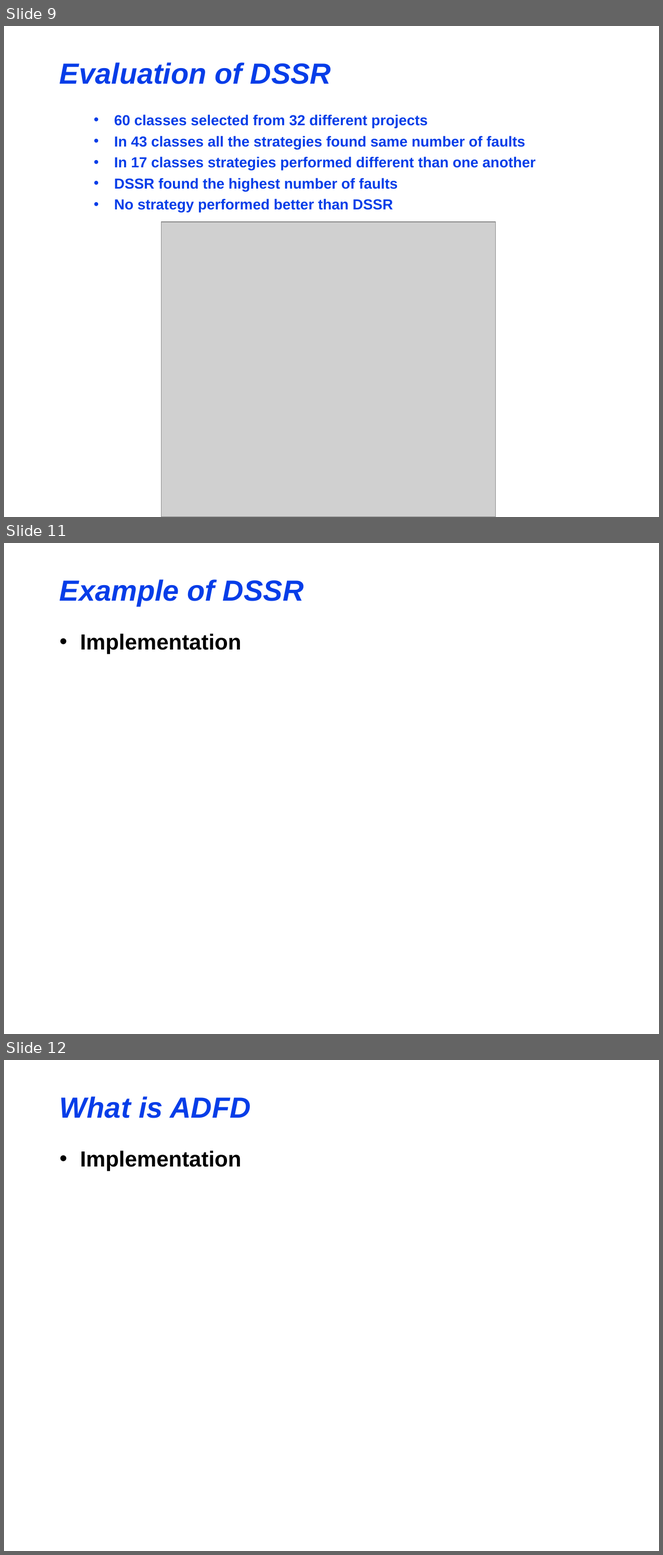
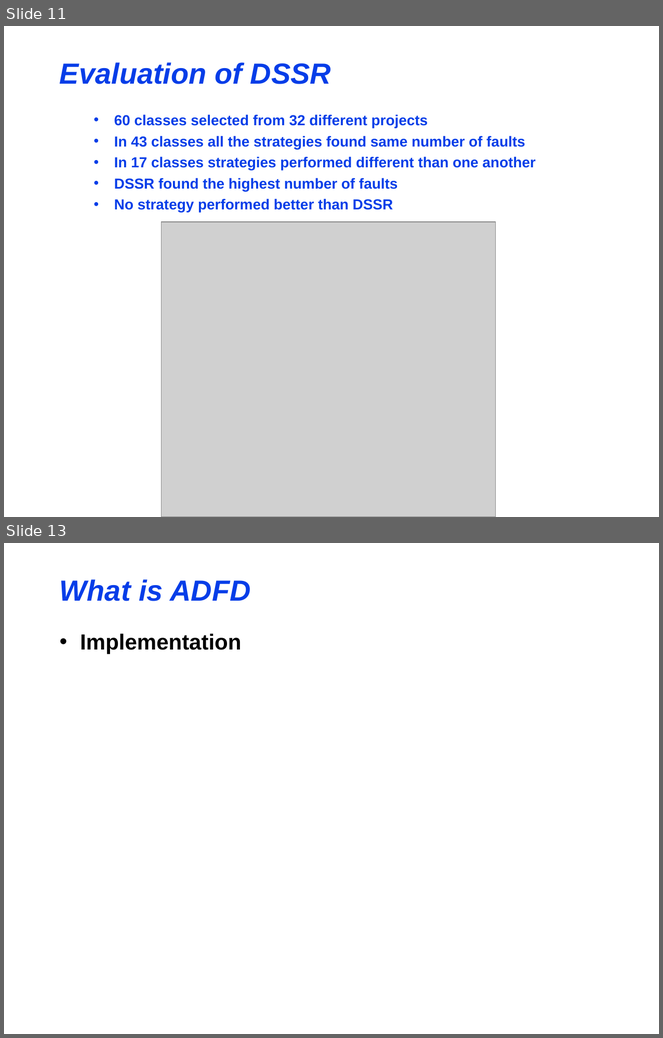
Before and after one commit to maochy/yeti-test, a slide deck: ThesisSeminar/ThesisSeminar.ppt. Shown one above the other, each under a label of ours: slides 9, 11 and 12 before the commit, slides 11 and 13 after it; the slides between them are not shown. The pictures are 663x1555 and 663x1038 pixels, drawn with LibreOffice and Linux fonts; fonts in the diff are those of the drawing; grey boxes stand for pictures. Boxes give left, top, right and bottom in pixels: in the first picture for what was removed or moved away, otherwise in the second. Text is boxed around its words. In the diff, an @@ line names an element or a change of style, - is before the commit and + after.

```diff
--- a/ThesisSeminar/ThesisSeminar.ppt
+++ b/ThesisSeminar/ThesisSeminar.ppt
@@ slide 11 removed at bbox=[4, 543, 659, 1034], background #FFFFFF @@
@@ title removed at bbox=[60, 579, 304, 606] @@
-Example of DSSR
@@ text removed at bbox=[80, 633, 241, 654] @@
-• Implementation
@@ what was slide 9 is now slide 11 @@
@@ what was slide 12 is now slide 13 @@
```
Also in this commit, not shown: 3 slides changed, 2 slides added, 3 other files.
